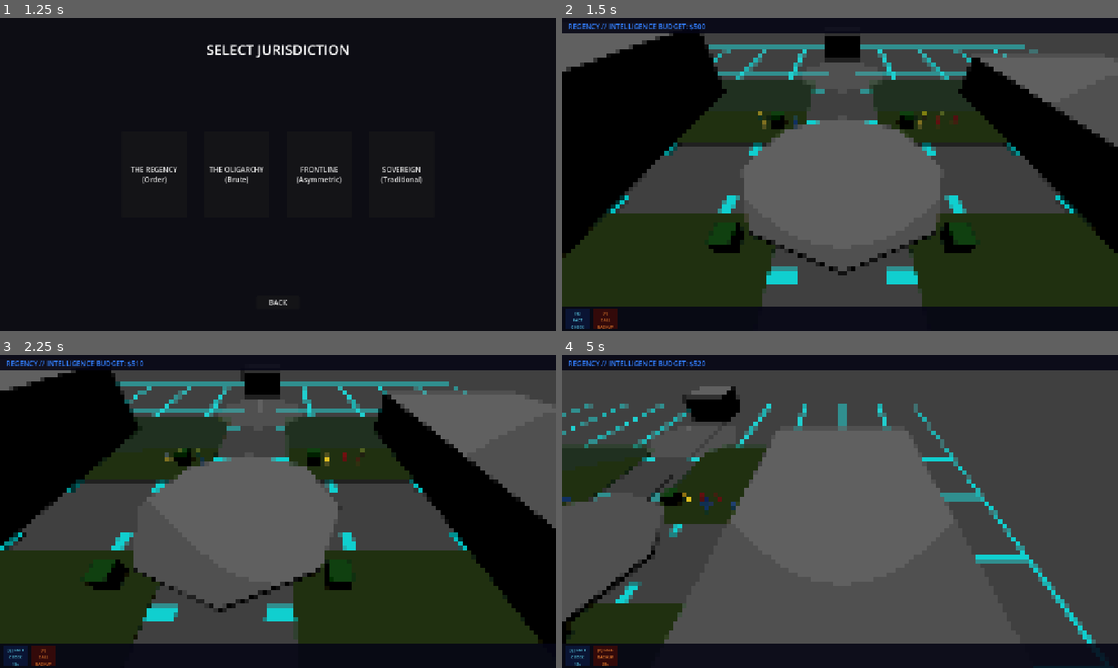
Above: before the commit, frames 1-4 (two rows, left to right).
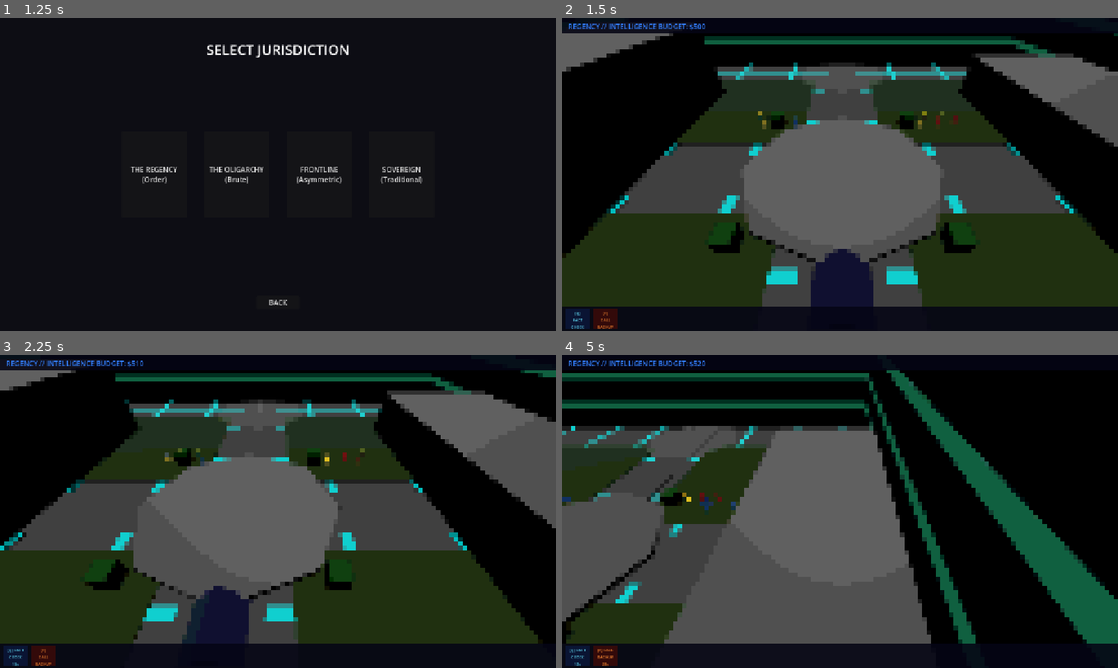
Above: after the commit, the same moments.

Repository: grantl12/rts
Game: Godot game, scene res://scenes/ui/main_menu.tscn
Same seed, same stepped clock (60 frames per second), same inputs: the game is played once before the commit and once after it.
Inputs (mouse positions are in pixels of both pictures, inside the frame that each line leads up to):
- Up to frame 1 (1.25 s): click "INITIATE NEW AUDIT" at 0.5 s
- Up to frame 2 (1.5 s): click "THE REGENCY (Order)" at 1.25 s
- Up to frame 3 (2.25 s): tap Enter at 2 s; move the mouse to (400, 495) at 2.02 s; hold Right (ui_right) from 2.03 s (still down); tap Q at 2.1 s; click (400, 495) at 2.17 s
- Up to frame 4 (5 s): move the mouse to (728, 527) at 2.77 s; release Right (ui_right) at 2.78 s; hold Down (ui_down) 2.78-3.53 s; tap E at 2.85, 4.35 s; move the mouse to (895, 442) at 3.52 s; hold Right (ui_right) 3.53-4.28 s; tap Q at 3.6 s; move the mouse to (812, 574) at 4.27 s; hold Up (ui_up) from 4.28 s (still down); click (812, 574) at 4.42 s

Frame 1 is identical in both runs. In frame 2, 8.8% of the frame differs, in the area x 24-100%, y 4-93%; in frame 3, 9.5%; in frame 4, 45%, in the area x 0-100%, y 4-100%.

Commit message:
style: expand Quad scale and add Audit Tent assets

Diff:
--- a/client/scripts/maps/the_quad_visuals.gd
+++ b/client/scripts/maps/the_quad_visuals.gd
@@ -7,6 +7,67 @@
 	_generate_lawns()
 	_generate_paths()
 	_generate_billboard_trees()
+	_generate_audit_tent()
+	_generate_external_buildings()
+
+func _generate_audit_tent():
+	# The auditor's "Compliance Station"
+	var tent_pos = Vector3(0, 0.51, 15) # Near the South Steps
+
+	# Tent Tarp (Low-poly wedge)
+	var tarp = CSGPolygon3D.new()
+	tarp.polygon = PackedVector2Array([Vector2(-2, 0), Vector2(0, 2), Vector2(2, 0)])
+	tarp.depth = 4.0
+	tarp.position = tent_pos + Vector3(0, 0, -2)
+	var t_mat = StandardMaterial3D.new()
+	t_mat.albedo_color = Color(0.1, 0.2, 0.4) # Dark blue tarp
+	tarp.material = t_mat
+	add_child(tarp)
+
+	# Table
+	var table = CSGBox3D.new()
+	table.size = Vector3(1.5, 0.8, 0.8)
+	table.position = tent_pos
+	var w_mat = StandardMaterial3D.new()
+	w_mat.albedo_color = Color(0.4, 0.3, 0.2)
+	table.material = w_mat
+	add_child(table)
+
+	# Chair
+	var chair = CSGBox3D.new()
+	chair.size = Vector3(0.5, 0.5, 0.5)
+	chair.position = tent_pos + Vector3(0, 0, 0.8)
+	add_child(chair)
+
+func _generate_external_buildings():
+	# Surrounding University Buildings (Huge lo-fi boxes)
+	var buildings = [
+		{"pos": Vector3(-50, 10, 0), "size": Vector3(30, 20, 80), "name": "Liberal Arts"},
+		{"pos": Vector3(50, 10, 0), "size": Vector3(30, 20, 80), "name": "Sciences"},
+		{"pos": Vector3(0, 10, -50), "size": Vector3(80, 20, 30), "name": "Library"},
+		{"pos": Vector3(0, 10, 50), "size": Vector3(80, 20, 30), "name": "Admissions"}
+	]
+
+	for b in buildings:
+		var box = CSGBox3D.new()
+		box.size = b.size
+		box.position = b.pos
+		var mat = StandardMaterial3D.new()
+		mat.albedo_color = Color(0.3, 0.3, 0.35) # Brutalist concrete
+		box.material = mat
+		add_child(box)
+
+		# Add a simple window grid effect (emissive)
+		for y in range(3):
+			var windows = CSGBox3D.new()
+			windows.size = Vector3(b.size.x + 0.2, 1, b.size.z + 0.2)
+			windows.position = b.pos + Vector3(0, -5 + (y * 5), 0)
+			var w_mat = StandardMaterial3D.new()
+			w_mat.albedo_color = Color(0, 0, 0)
+			w_mat.emission_enabled = true
+			w_mat.emission = Color(0.1, 0.4, 0.3) # "Internal System" glow
+			windows.material = w_mat
+			add_child(windows)
 
 func _generate_lawns():
 	# Large grass patches (Dull green, pixelated)
Not shown, changed: GEMINI.md
